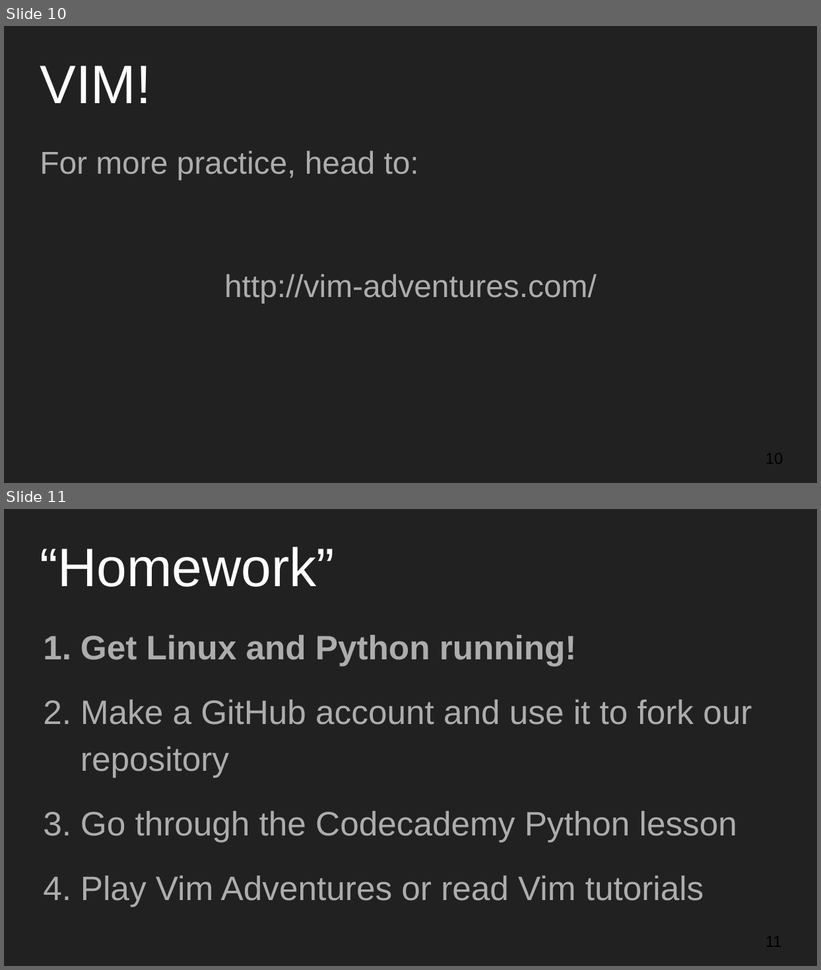
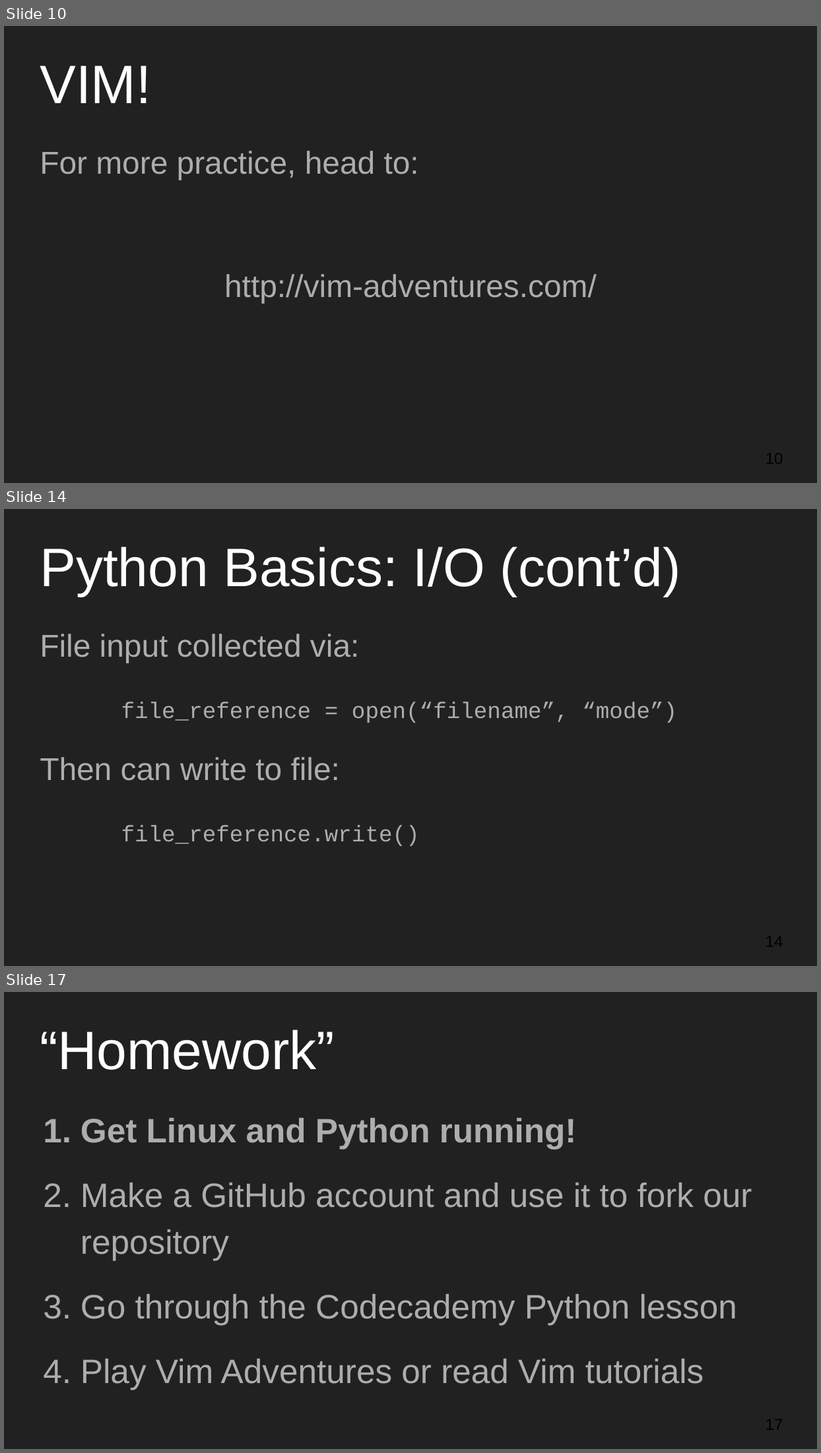
Before and after one commit to mseryn/beginner_programming_workshops, a slide deck: 26_9_2016/beginners_workshop_3.pptx. Shown one above the other, each under a label of ours: slides 10 and 11 before the commit, slides 10, 14 and 17 after it; the slides between them are not shown. The pictures are 821x970 and 821x1453 pixels, drawn with LibreOffice and Linux fonts; fonts in the diff are those of the drawing. Boxes give left, top, right and bottom in pixels: in the first picture for what was removed or moved away, otherwise in the second. Text is boxed around its words. In the diff, an @@ line names an element or a change of style, - is before the commit and + after.

```diff
--- a/26_9_2016/beginners_workshop_3.pptx
+++ b/26_9_2016/beginners_workshop_3.pptx
@@ slide 14 added at (4,509,817,966), background #212121 @@
@@ title added at (40,547,681,597), 48 pt, text #FFFFFF @@
+Python Basics: I/O (cont’d)
@@ text added at (40,634,677,846), 20 pt, text #ADADAD @@
+File input collected via:
+file_reference = open(“filename”, “mode”)
+Then can write to file:
+file_reference.write()
@@ what was slide 11 is now slide 17 @@
```
Also in this commit, not shown: 5 other slides added, 1 other file.
